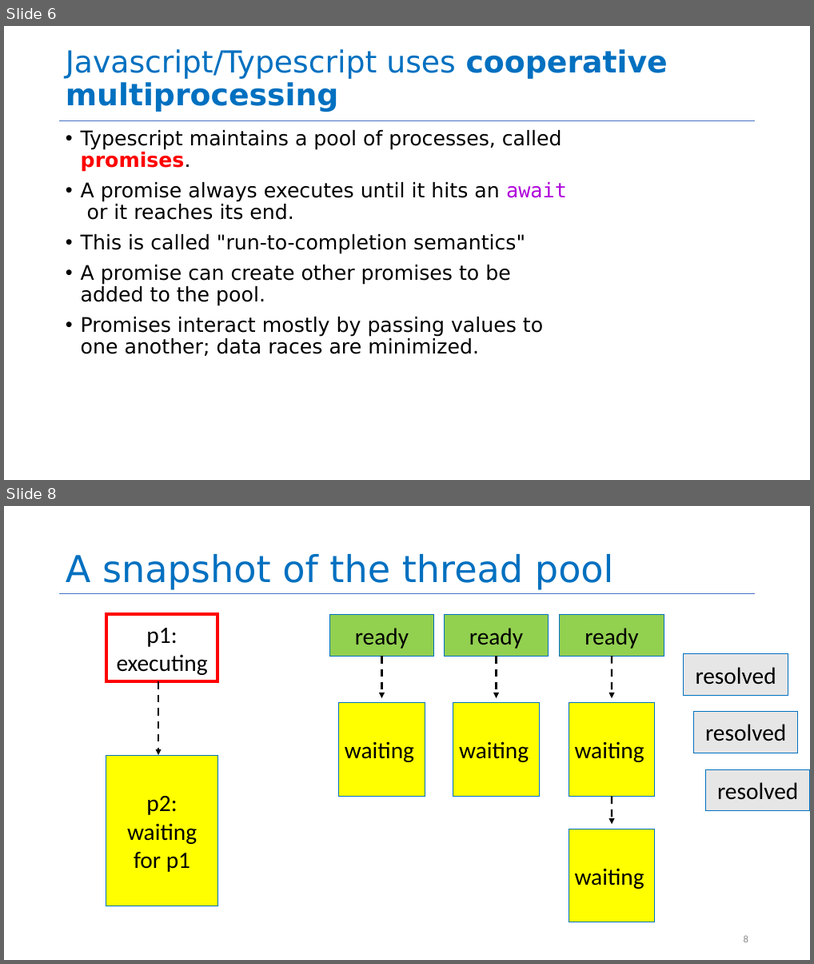
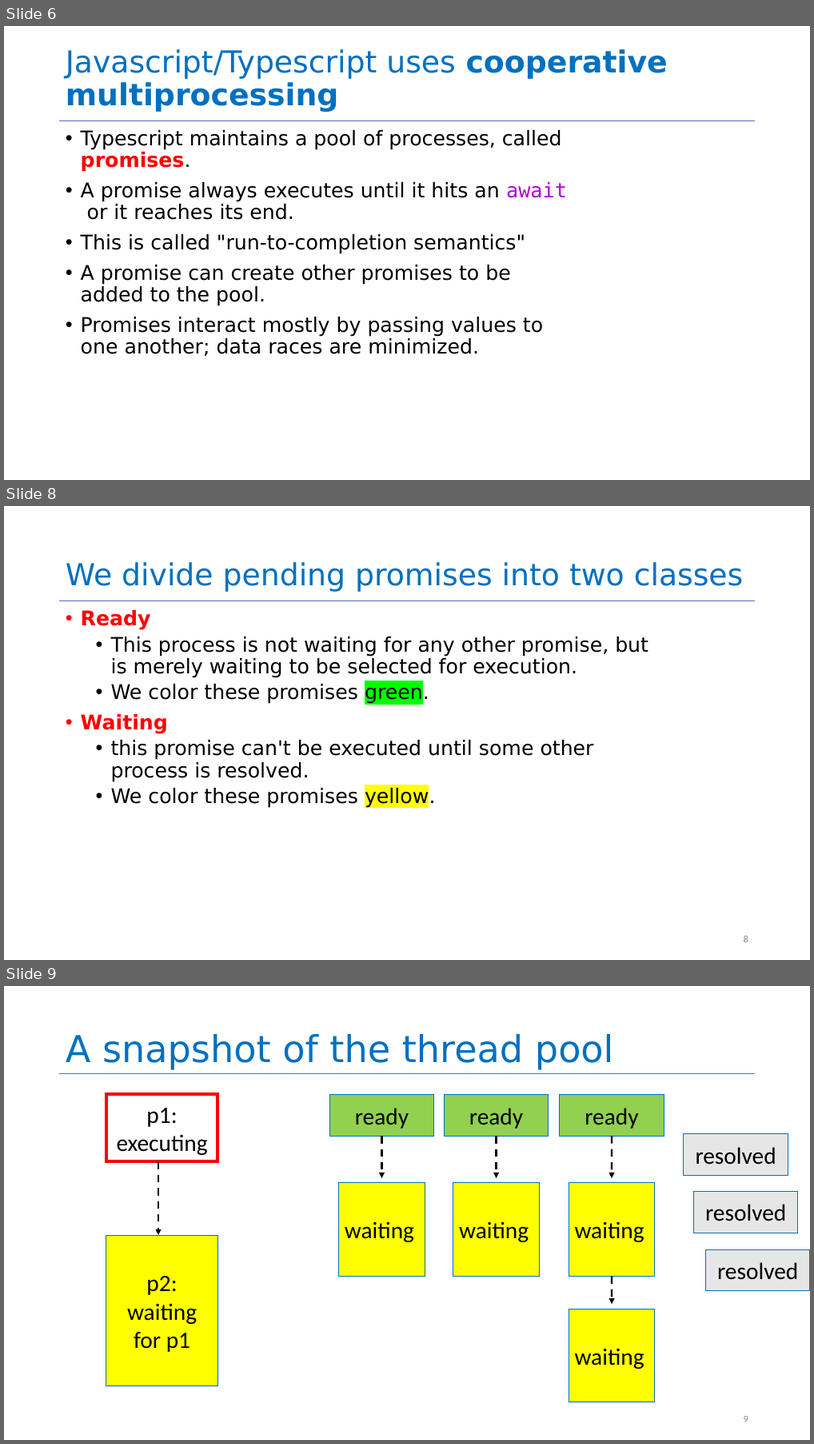
Before and after one commit to neu-se/CS4530-Fall-2024, a slide deck: Slides/Module 06 Concurrency Patterns in Typescript.pptx. Shown one above the other, each under a label of ours: slides 6 and 8 before the commit, slides 6, 8 and 9 after it; the slides between them are not shown. The pictures are 814x964 and 814x1444 pixels, drawn with LibreOffice and Linux fonts; fonts in the diff are those of the drawing. Boxes give left, top, right and bottom in pixels: in the first picture for what was removed or moved away, otherwise in the second. Text is boxed around its words. In the diff, an @@ line names an element or a change of style, - is before the commit and + after.

```diff
--- a/Slides/Module 06 Concurrency Patterns in Typescript.pptx
+++ b/Slides/Module 06 Concurrency Patterns in Typescript.pptx
@@ slide 8 added at (4,506,810,960), background #FFFFFF; not listed: 1 template element that a slide beside it also shows @@
@@ title added at (66,562,744,592), 36 pt, text #0070C0 @@
+We divide pending promises into two classes
@@ text added at (81,610,649,808), 24 pt, text #000000 @@
+• Ready
+  • This process is not waiting for any other promise, but is merely waiting to be selected for execution.
+  • We color these promises green.
+• Waiting
+  • this promise can't be executed until some other process is resolved.
+  • We color these promises yellow.
@@ page number added at (744,935,749,942), 12 pt, text #8C8C8C @@
+8
@@ what was slide 8 is now slide 9 @@
```
Also in this commit, not shown: 2 slides changed, 1 other file.
